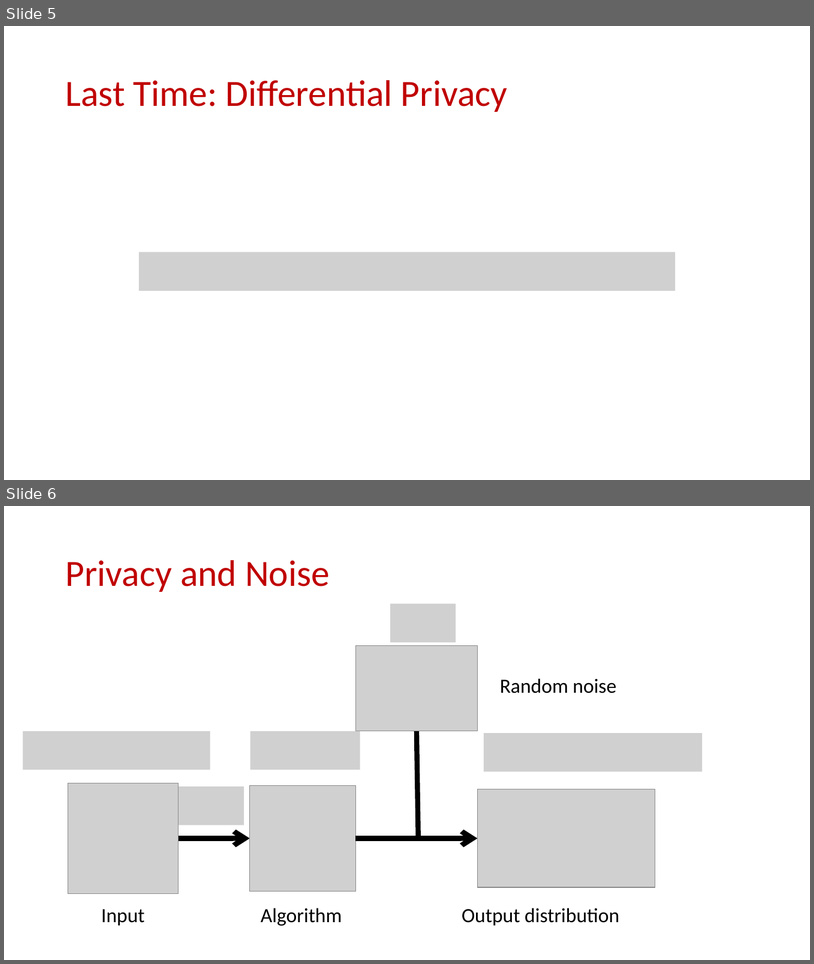
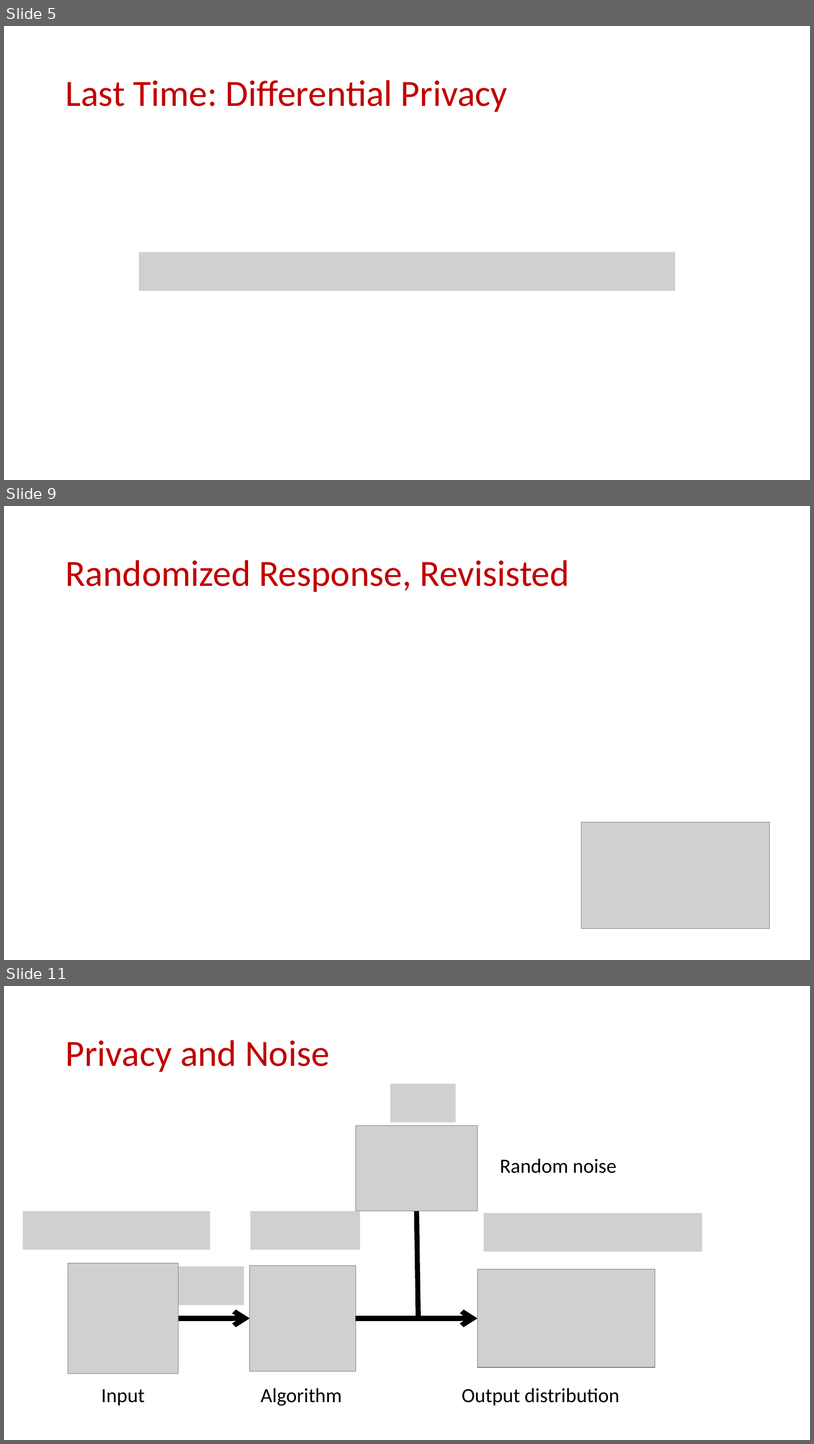
Before and after one commit to samsonzhou/samsonzhou.github.io, a slide deck: CSCE658-S24/L20.pptx. Shown one above the other, each under a label of ours: slides 5 and 6 before the commit, slides 5, 9 and 11 after it; the slides between them are not shown. The pictures are 814x964 and 814x1444 pixels, drawn with LibreOffice and Linux fonts; fonts in the diff are those of the drawing; grey boxes stand for pictures. Boxes give left, top, right and bottom in pixels: in the first picture for what was removed or moved away, otherwise in the second. Text is boxed around its words. In the diff, an @@ line names an element or a change of style, - is before the commit and + after.

```diff
--- a/CSCE658-S24/L20.pptx
+++ b/CSCE658-S24/L20.pptx
@@ slide 9 added at box(4, 506, 810, 960), background #FFFFFF @@
@@ title added at box(65, 560, 570, 592), 44 pt, text #C00000 @@
+Randomized Response, Revisisted
@@ picture added at box(582, 822, 770, 928) @@
@@ what was slide 6 is now slide 11 @@
```
Also in this commit, not shown: 2 slides changed, 19 other slides added.
